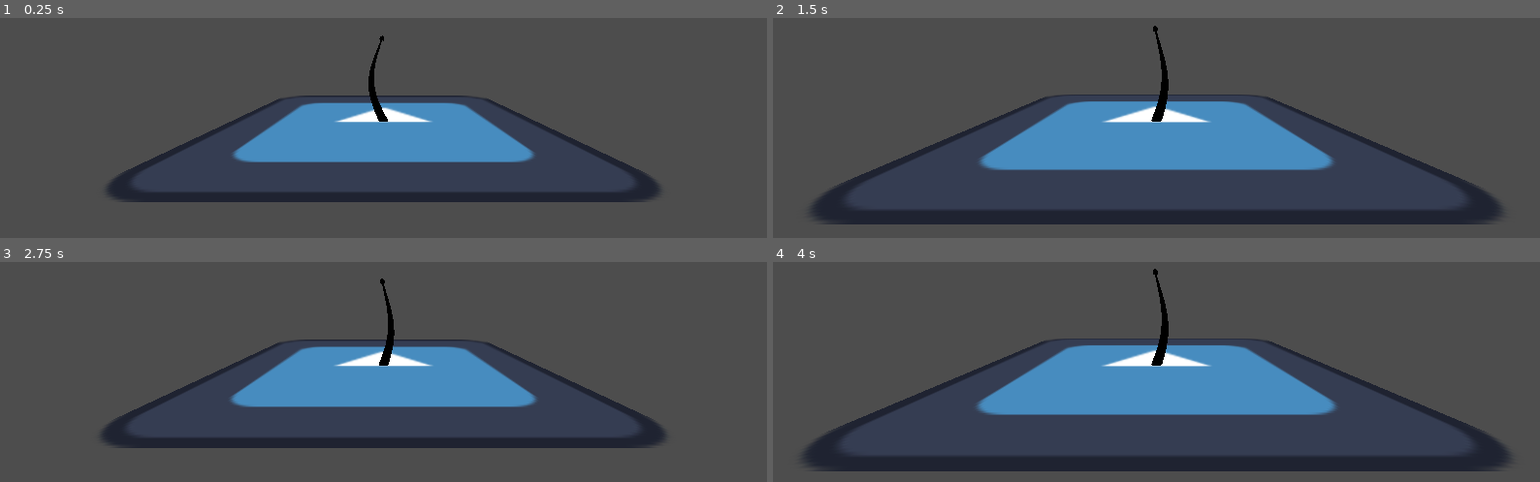
Above: before the commit, frames 1-4 (two rows, left to right).
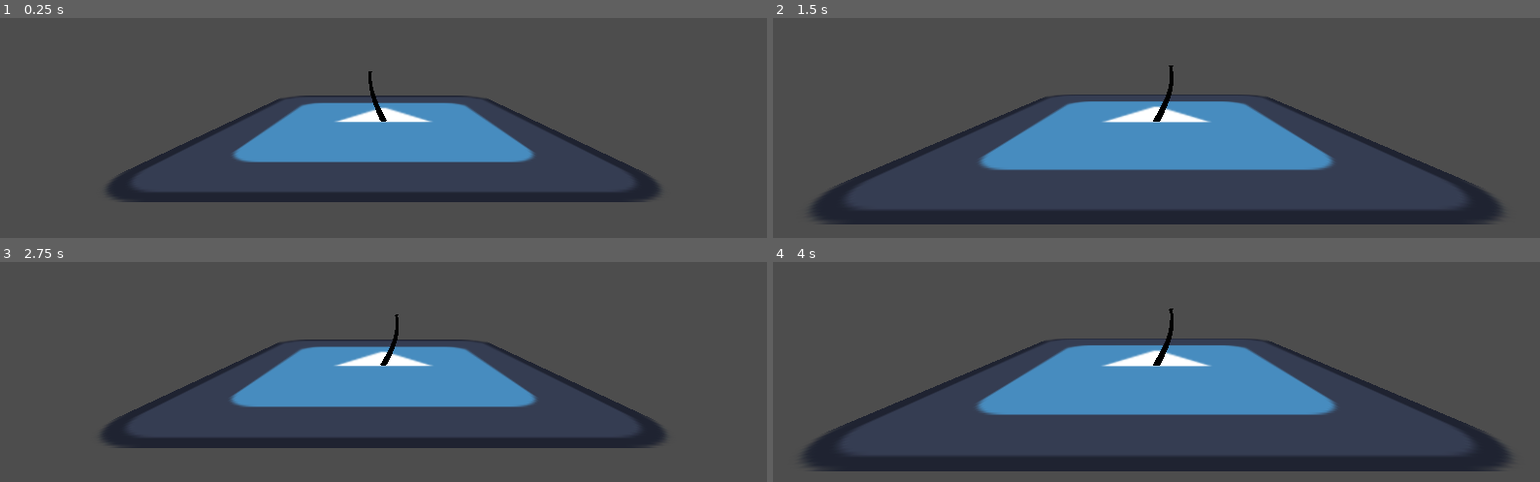
Above: after the commit, the same moments.

Repository: jcovar9/FlowerGenerator
Game: Godot game, scene res://main_scene.tscn
Same seed, same stepped clock (60 frames per second), same inputs: the game is played once before the commit and once after it. The engine's default icon, where the game draws it, is replaced by a stand-in: a white triangle on a blue panel in a dark square.
Inputs (mouse positions are in pixels of both pictures, inside the frame that each line leads up to):
- Up to frame 1 (0.25 s): no input
- Up to frame 2 (1.5 s): tap Enter at 0.5 s; move the mouse to (1325, 26) at 0.52 s; press the mouse at (1325, 26) at 0.53 s; tap Space at 1.25 s; move the mouse to (1003, 70) at 1.27 s; release the mouse at (1003, 70) at 1.28 s; tap Mouse wheel up (ZoomIn) at 1.35 s
- Up to frame 3 (2.75 s): tap Enter at 2 s; move the mouse to (outside the picture) at 2.02 s; tap Mouse wheel down (ZoomOut) at 2.1 s
- Up to frame 4 (4 s): tap Space at 2.75 s; move the mouse to (1118, 380) at 2.77 s; click (1118, 380) at 2.85 s; tap Enter at 3.5 s; move the mouse to (1386, 358) at 3.52 s; tap Mouse wheel up (ZoomIn) at 3.6 s

The runs differ from the first frame. In frame 1, 0.1% of the frame differs, in the area x 48-51%, y 7-48%; in frame 2, 0.4%; in frame 3, 0.3%; in frame 4, 0.4%, in the area x 49-53%, y 3-48%.
Error after the commit: Cannot call method 'queue_free' on a null value. (res://Scripts/FlowerBuilder.gd:7)

Commit message:
Stem and Flower_head classes are complete as of now

Diff:
--- a/Scripts/FlowerBuilder.gd
+++ b/Scripts/FlowerBuilder.gd
@@ -24,7 +24,6 @@
 	rng.set_seed(seed)
 	root_stem = stem.new(stem_shader, flower_head_shader, rng, Vector3.ZERO, Vector3(0,1,0))
 	add_child(root_stem)
-	root_stem.rotate_x(deg_to_rad(90))
 
 # Called every frame. 'delta' is the elapsed time since the previous frame.
 func _process(delta: float) -> void:
--- a/Scripts/flower_head.gd
+++ b/Scripts/flower_head.gd
@@ -1,25 +1,42 @@
 class_name flower_head
 extends Node3D
 
-var rng : RandomNumberGenerator
-var flower_head_mesh := MeshInstance3D.new()
-var position_vec : Vector3
 var look_at_target : Vector3
 
+# Flower fields
+var flower_head_mesh := MeshInstance3D.new()
+var flower_head_shader : Shader
+
+# RNG fields
+var rng : RandomNumberGenerator
+var xz_scale : float
+var y_scale : float
+
 func _init(flower_head_shader:Shader, rng:RandomNumberGenerator, offset:Vector3, look_at_target:Vector3) -> void:
+	self.flower_head_shader = flower_head_shader
+	self.rng = rng
+	self.position = offset
+	self.look_at_target = look_at_target
+	set_rng_values()
+	create_mesh()
+
+func create_mesh() -> void:
 	flower_head_mesh.mesh = SphereMesh.new()
 	flower_head_mesh.mesh.is_hemisphere = true
 	flower_head_mesh.mesh.material = ShaderMaterial.new()
 	flower_head_mesh.mesh.material.shader = flower_head_shader
-	flower_head_mesh.rotate_x(deg_to_rad(-90))
-	flower_head_mesh.scale = Vector3(0.1, 0.1, 0.1)
+	flower_head_mesh.rotate_x(deg_to_rad(-90))   # align mesh with parent node forward direction
+	flower_head_mesh.scale = Vector3(xz_scale, y_scale, xz_scale)
 	add_child(flower_head_mesh)
-	self.rng = rng
-	position = offset
-	self.look_at_target = look_at_target
 
+func set_rng_values() -> void:
+	xz_scale = rng.randf_range(0.05, 0.15)
+	y_scale = rng.randf_range(0.01, 0.15)
+
+func set_shader_values() -> void:
+	pass
 
 func _ready() -> void:
+	if(look_at_target.x == 0.0 or look_at_target.z == 0.0):
+		look_at_target += Vector3(.001,0,0)
 	look_at(look_at_target)
-	print(look_at_target)
-	pass
--- a/Scripts/stem.gd
+++ b/Scripts/stem.gd
@@ -1,11 +1,17 @@
 class_name stem
 extends Node3D
 
+var look_at_target : Vector3
+
+# Stem fields
 var stem_mesh := MeshInstance3D.new()
+var stem_shader : Shader
+
+# Flower fields
 var flower : flower_head
 var flower_head_shader : Shader
-var pointing_towards : Vector3
 
+# RNG fields
 var rng:RandomNumberGenerator
 var height : float
 var start_radius : float
@@ -13,18 +19,22 @@
 var xcurve : Array
 var zcurve : Array
 
-func _init(stem_shader:Shader, flower_shader:Shader, rng:RandomNumberGenerator, offset:Vector3, point_towards:Vector3) -> void:
+func _init(stem_shader:Shader, flower_head_shader:Shader, rng:RandomNumberGenerator, offset:Vector3, look_at_target:Vector3) -> void:
+	self.stem_shader = stem_shader
+	self.flower_head_shader = flower_head_shader
+	self.rng = rng
+	self.position = offset
+	self.look_at_target = look_at_target
+	create_mesh()
+	set_rng_values()
+	set_shader_values()
+
+func create_mesh() -> void:
 	stem_mesh.mesh = TubeTrailMesh.new()
 	stem_mesh.mesh.material = ShaderMaterial.new()
 	stem_mesh.mesh.material.shader = stem_shader
-	self.flower_head_shader = flower_shader
-	self.rng = rng
-	set_rng_values()
-	set_shader_values()
 	stem_mesh.rotate_x(deg_to_rad(-90))  # align mesh with stem node's forward direction
 	add_child(stem_mesh)
-	position = offset
-	pointing_towards = point_towards
 
 func set_rng_values() -> void:
 	xcurve = [rng.randf_range(-3.0, 3.0), rng.randf_range(-3.0, 3.0), rng.randf_range(-3.0, 3.0)]
@@ -43,7 +53,7 @@
 func get_curve_value(curve:Array, y_value:float) -> float:
 	return (sin(y_value * curve[0]) + sin(y_value * curve[1]) + sin(y_value * curve[2])) * 0.1
 
-# Gets the position of the stem at a y_value if mesh is pointing up
+# Gets the position of the stem at a y_value when mesh is pointing up
 func get_stem_pos(y_value:float) -> Vector3:
 	var stem_tip_x := get_curve_value(xcurve, y_value)
 	var stem_tip_z := get_curve_value(zcurve, y_value)
@@ -55,6 +65,8 @@
 	return stem_pos.rotated(Vector3.RIGHT, deg_to_rad(-90))
 
 func _ready() -> void:
-	#look_at(pointing_towards)
 	flower = flower_head.new(flower_head_shader, rng, get_local_stem_pos(height), to_global(get_local_stem_pos(height + 0.01)))
 	add_child(flower)
+	if(look_at_target.x == 0.0 or look_at_target.z == 0.0):
+		look_at_target += Vector3(.001,0,0)
+	look_at(look_at_target)
--- a/main_scene.tscn
+++ b/main_scene.tscn
@@ -20,11 +20,6 @@
 
 [node name="FlowerBuilder" type="Node3D" parent="."]
 script = ExtResource("3_32hd4")
+seed = 7
 stem_shader = ExtResource("4_mn17e")
 flower_head_shader = ExtResource("5_nes7o")
-
-[node name="look_at_target" type="Marker3D" parent="."]
-transform = Transform3D(1, 0, 0, 0, 1, 0, 0, 0, 1, 0.799, 0.84, -1.691)
-
-[node name="look_at_target2" type="Marker3D" parent="."]
-transform = Transform3D(1, 0, 0, 0, 1, 0, 0, 0, 1, -0.1, -0.078, -1.351)
